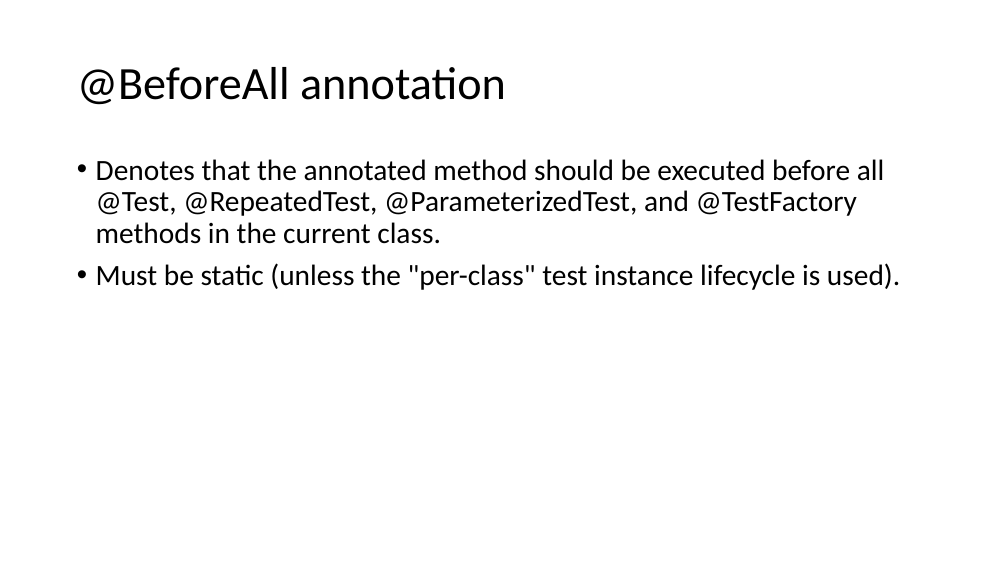
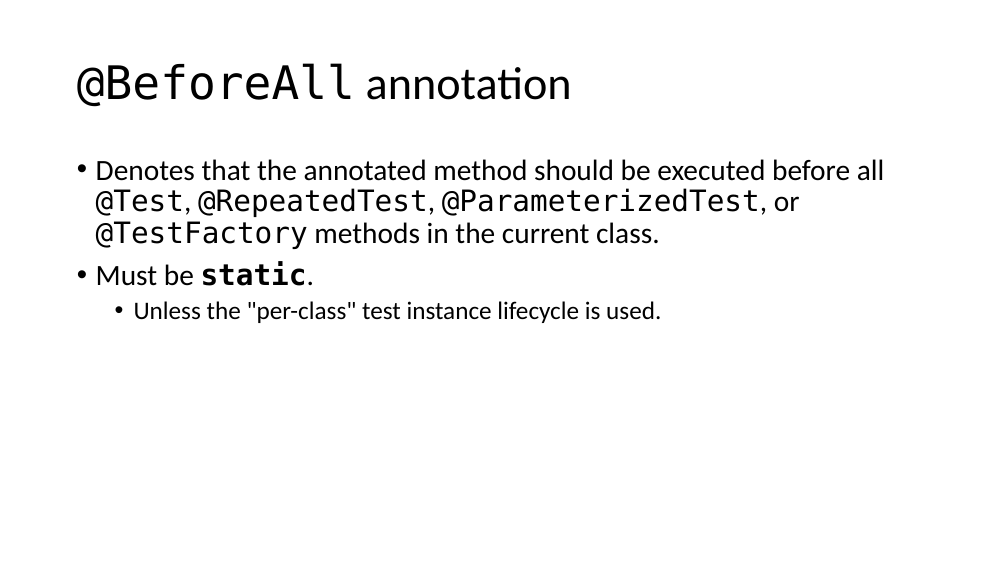
Before and after one commit to cebartling/test-driven, a slide deck: slide 16 of presentations/Introduction to JUnit 5.pptx. Drawn at 1008x567 pixels with LibreOffice and Linux fonts; fonts in the diff are those of the drawing. Boxes give left, top, right and bottom in pixels: in the first picture for what was removed or moved away, otherwise in the second. Text is boxed around its words. In the diff, an @@ line names an element or a change of style, - is before the commit and + after.

```diff
--- a/presentations/Introduction to JUnit 5.pptx
+++ b/presentations/Introduction to JUnit 5.pptx
@@ title "@BeforeAll annotation" at box(77, 63, 572, 107): font Calibri to DejaVu Sans Mono in "@BeforeAll" @@
@@ text at box(96, 159, 885, 323): text changed @@
-• Denotes that the annotated method should be executed before all @Test, @RepeatedTest, @ParameterizedTest, and @TestFactory methods in the current class.
-• Must be static (unless the "per-class" test instance lifecycle is used).
+• Denotes that the annotated method should be executed before all @Test, @RepeatedTest, @ParameterizedTest, or @TestFactory methods in the current class.
+• Must be static.
+  • Unless the "per-class" test instance lifecycle is used.
```
Also in this commit, not shown: 14 other slides changed, 2 slides removed, 1 other file.
